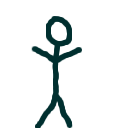
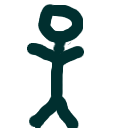
Comparing the layer stacks of the two 128px x 128px images. Changes:
painted on "stickman" over [27, 4, 84, 128]
